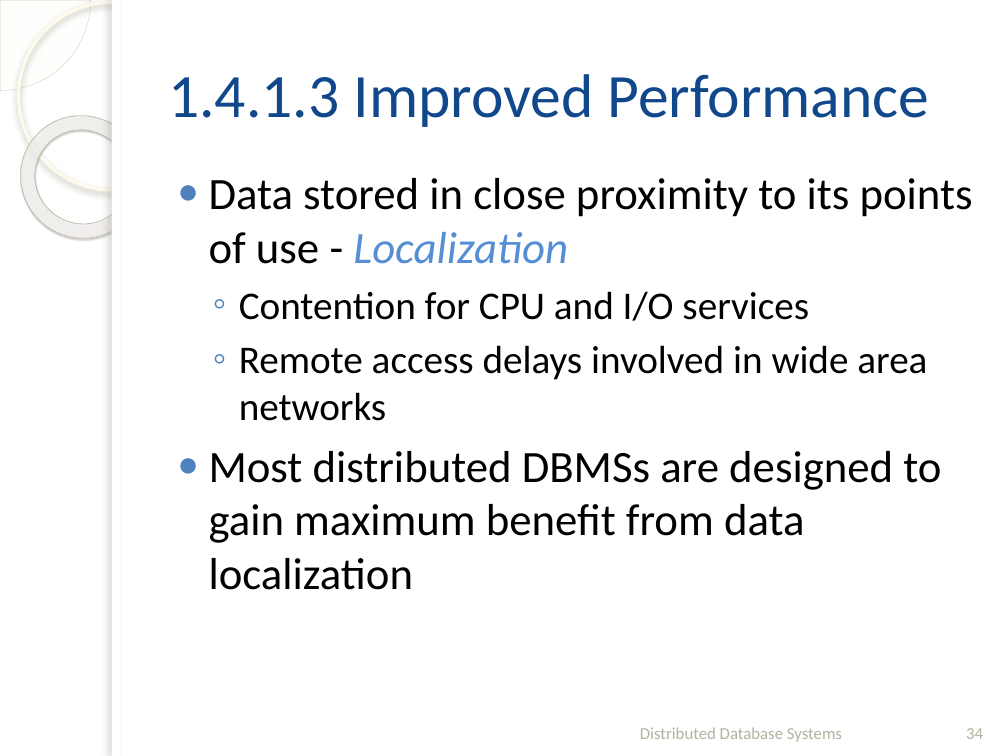
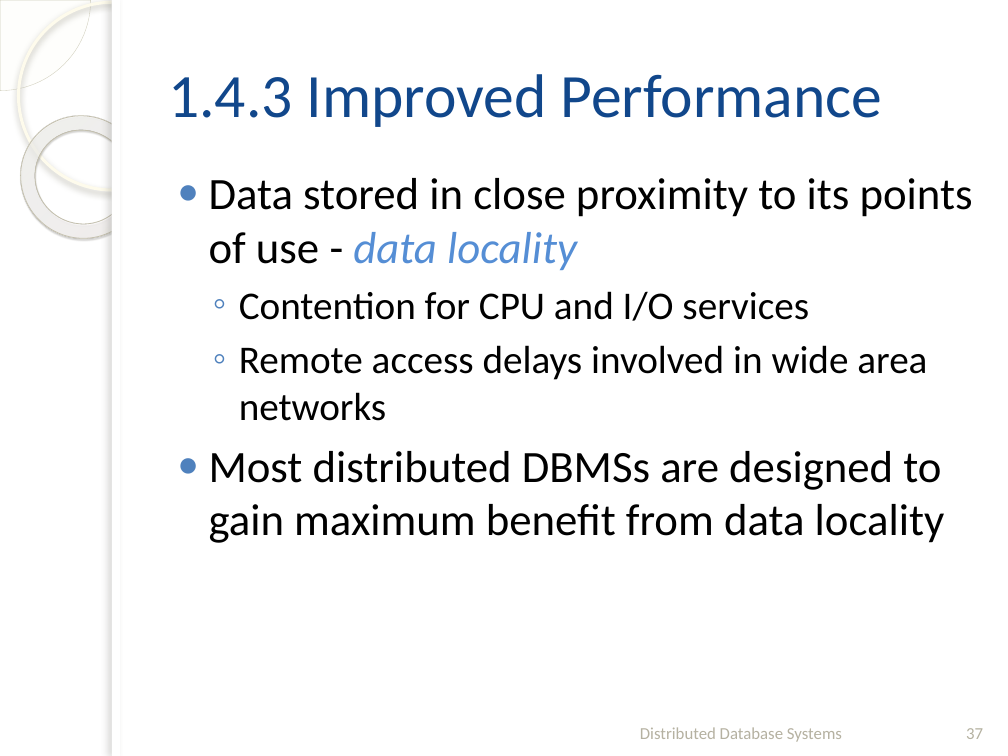
Before and after one commit to fanju1984/ddb, a slide deck: slide 37 of Fall_2020/Slides/01-Introduction.pptx (slide 34 before the commit). Drawn at 1008x756 pixels with LibreOffice and Linux fonts; fonts in the diff are those of the drawing; background and template pictures are left out. Boxes give left, top, right and bottom in pixels: in the first picture for what was removed or moved away, otherwise in the second. Text is boxed around its words. In the diff, an @@ line names an element or a change of style, - is before the commit and + after.

```diff
--- a/Fall_2020/Slides/01-Introduction.pptx
+++ b/Fall_2020/Slides/01-Introduction.pptx
@@ title at (x1=168, y1=74, x2=883, y2=127): text changed @@
-1.4.1.3 Improved Performance
+1.4.3 Improved Performance
@@ text at (x1=209, y1=178, x2=973, y2=270): text changed @@
-● Data stored in close proximity to its points of use - Localization
+● Data stored in close proximity to its points of use - data locality
@@ text at (x1=209, y1=451, x2=945, y2=543): text changed @@
-● Most distributed DBMSs are designed to gain maximum benefit from data localization
+● Most distributed DBMSs are designed to gain maximum benefit from data locality
@@ page number at (x1=966, y1=728, x2=983, y2=739): text changed @@
-34
+37
```
Also in this commit, not shown: 13 other slides changed, 9 slides added, 7 slides removed, 7 other files.
